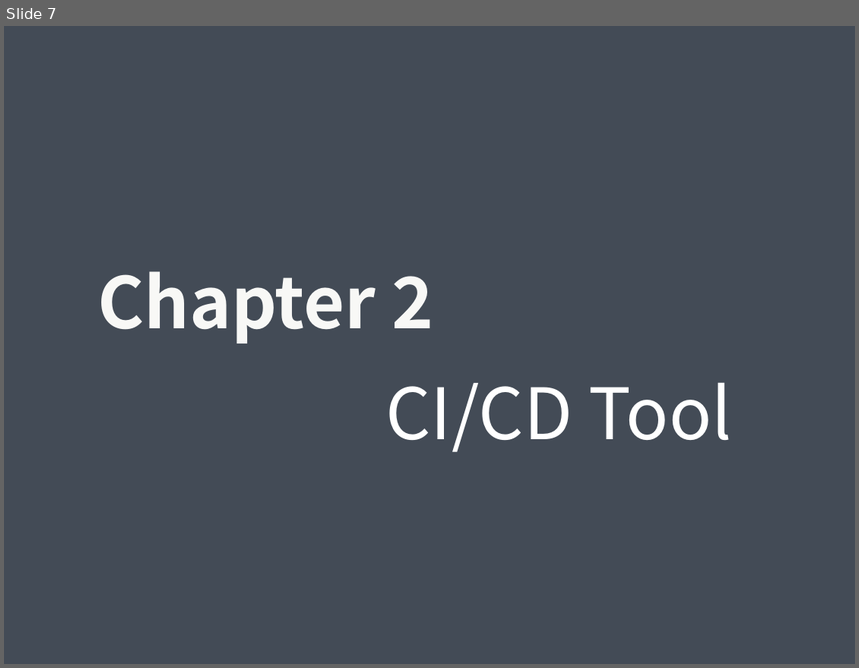
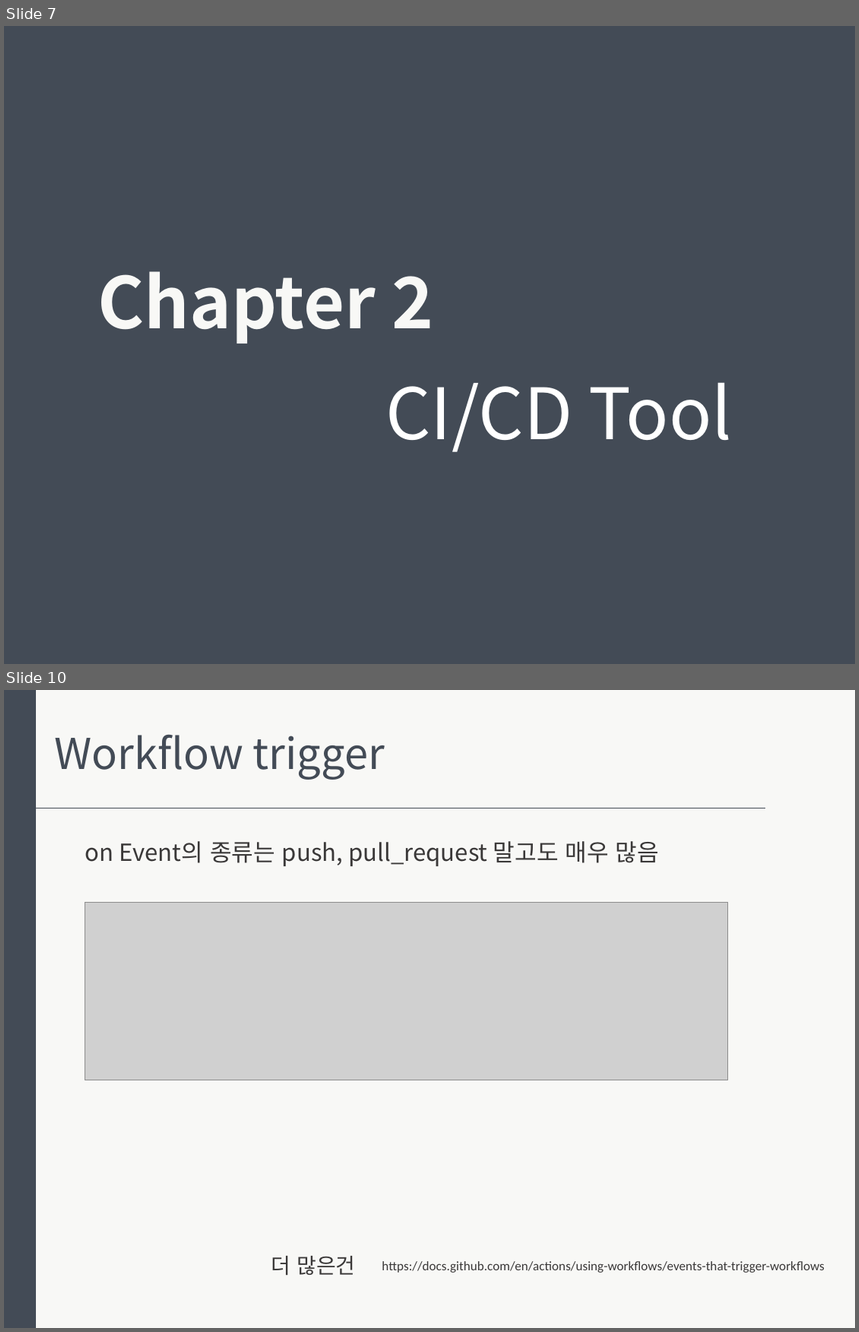
Before and after one commit to Taeyoung1005/CI-CD_tutorial, a slide deck: Github Actions.pptx. Shown one above the other, each under a label of ours: slide 7 before the commit, slides 7 and 10 after it; the slides between them are not shown. The pictures are 859x668 and 859x1332 pixels, drawn with LibreOffice and Linux fonts; fonts in the diff are those of the drawing; grey boxes stand for pictures. Boxes give left, top, right and bottom in pixels: in the first picture for what was removed or moved away, otherwise in the second. Text is boxed around its words. In the diff, an @@ line names an element or a change of style, - is before the commit and + after.

```diff
--- a/Github Actions.pptx
+++ b/Github Actions.pptx
@@ slide 10 added at (x1=4, y1=690, x2=855, y2=1328), background #F8F8F6 @@
@@ rectangle added at (x1=4, y1=690, x2=37, y2=1328), fill #434B56 @@
@@ text added at (x1=55, y1=734, x2=385, y2=780), 36 pt, text #434B56 @@
+Workflow trigger
@@ line added from (37, 809) to (766, 809), #434B56 0.5 pt @@
@@ text added at (x1=85, y1=841, x2=659, y2=866), 20 pt, text #3A3838 @@
+on Event의 종류는 push, pull_request 말고도 매우 많음
@@ picture added at (x1=85, y1=902, x2=728, y2=1080) @@
@@ text added at (x1=272, y1=1256, x2=355, y2=1276), 18 pt, text #3A3838 @@
+더 많은건
@@ text added at (x1=382, y1=1262, x2=824, y2=1273), 11 pt, text #3A3838 @@
+https://docs.github.com/en/actions/using-workflows/events-that-trigger-workflows
```
Also in this commit, not shown: 5 other slides added, 1 slide removed, 2 other files.
